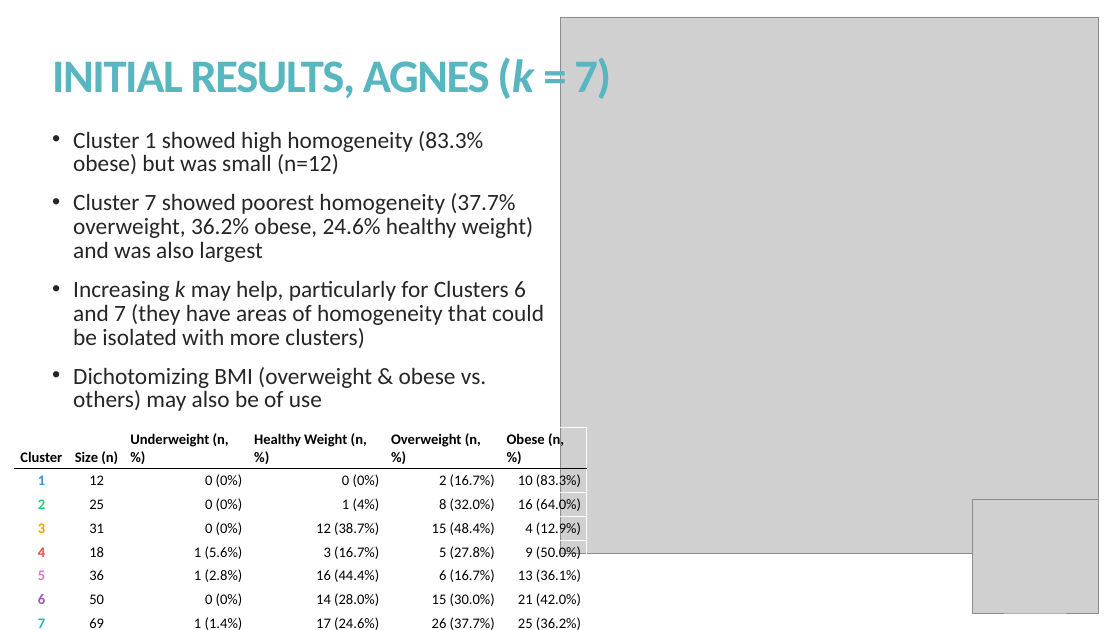
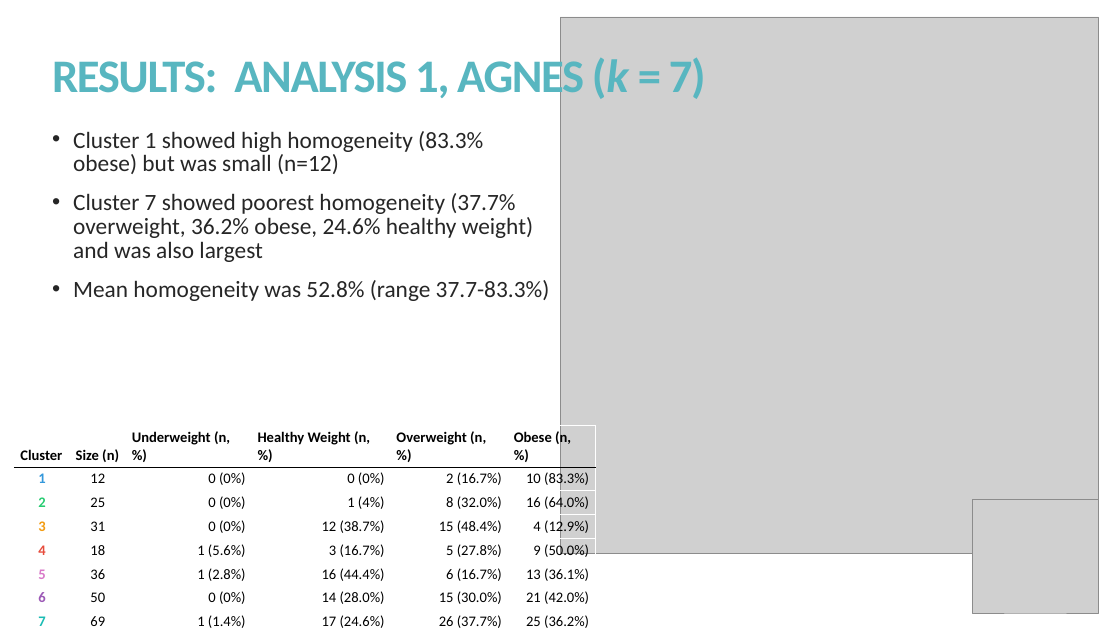
Before and after one commit to kmprioliPROF/CSC_8515_Final_Project, a slide deck: slide 10 of presentation/Prioli_presentation.pptx. Drawn at 1120x630 pixels with LibreOffice and Linux fonts; fonts in the diff are those of the drawing; grey boxes stand for pictures. Boxes give left, top, right and bottom in pixels: in the first picture for what was removed or moved away, otherwise in the second. Text is boxed around its words. In the diff, an @@ line names an element or a change of style, - is before the commit and + after.

```diff
--- a/presentation/Prioli_presentation.pptx
+++ b/presentation/Prioli_presentation.pptx
@@ title at [52, 53, 706, 104]: text changed @@
-INITIAL RESULTS, AGNES (k = 7)
+RESULTS: ANALYSIS 1, AGNES (k = 7)
@@ text at [73, 280, 550, 301]: text changed @@
-• Increasing k may help, particularly for Clusters 6 and 7 (they have areas of homogeneity that could be isolated with more clusters)
-• Dichotomizing BMI (overweight & obese vs. others) may also be of use
+• Mean homogeneity was 52.8% (range 37.7-83.3%)
@@ table: place and size @@
-table at [14, 428, 587, 630]
+table at [14, 426, 596, 630]
```
Also in this commit, not shown: 8 other slides changed, 6 slides added, 4 slides removed, 1 other file.
